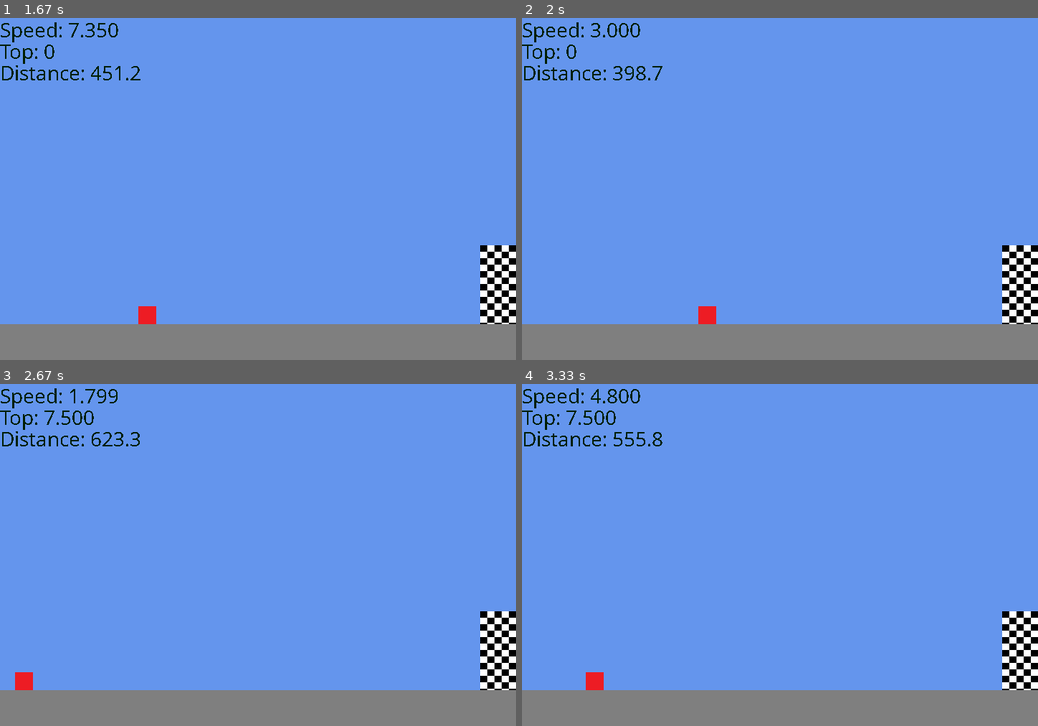
Above: before the commit, frames 1-4 (two rows, left to right).
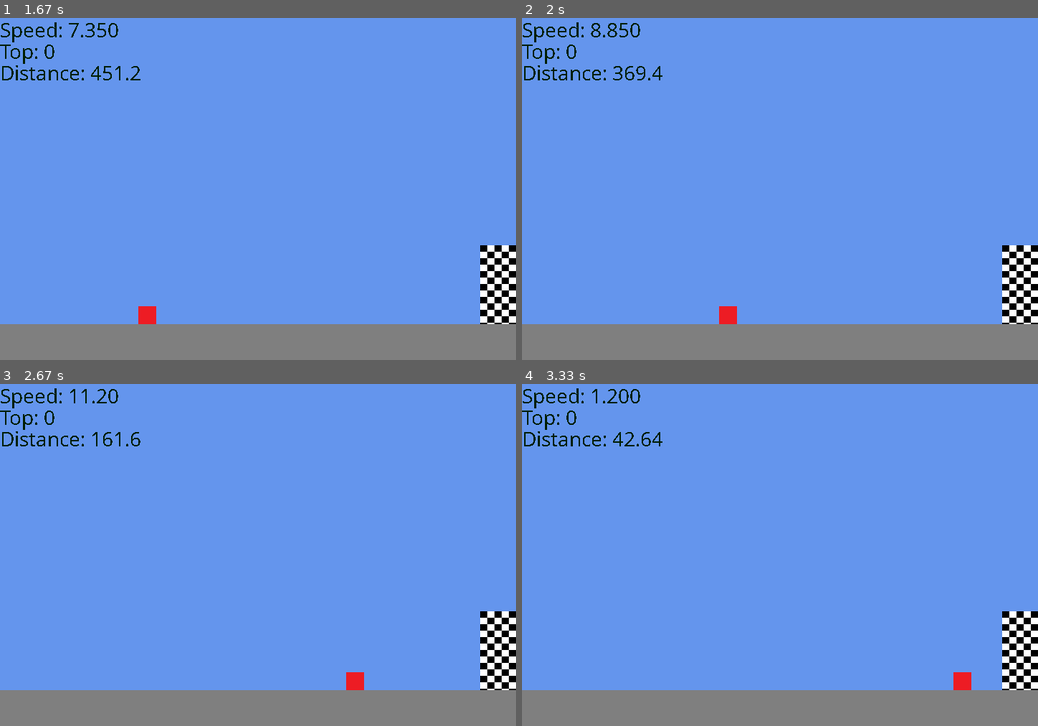
Above: after the commit, the same moments.

Repository: bretcolloff/pygame_base
Game: pygame game, started from game.py
Same seed, same stepped clock (60 frames per second), same inputs: the game is played once before the commit and once after it.
Inputs:
- Up to frame 1 (1.67 s): no input
- Up to frame 2 (2 s): no input
- Up to frame 3 (2.67 s): no input
- Up to frame 4 (3.33 s): no input

Frame 1 is identical in both runs. In frame 2, 0.5% of the frame differs, in the area x 13-42%, y 1-90%; in frame 3, 0.7%; in frame 4, 0.7%, in the area x 8-88%, y 1-90%.

Commit message:
Change the initial values for the AIDriver so it works out the answer quicker.

Diff:
--- a/game/aidriver.py
+++ b/game/aidriver.py
@@ -4,8 +4,8 @@
 class AIDriver:
     def __init__(self):
         self.results = []
-        self.next = 50
-        self.last = 50
+        self.next = 78
+        self.last = 78
 
     def process_input(self, distance, velocity, success, top):
         key_map = {}
